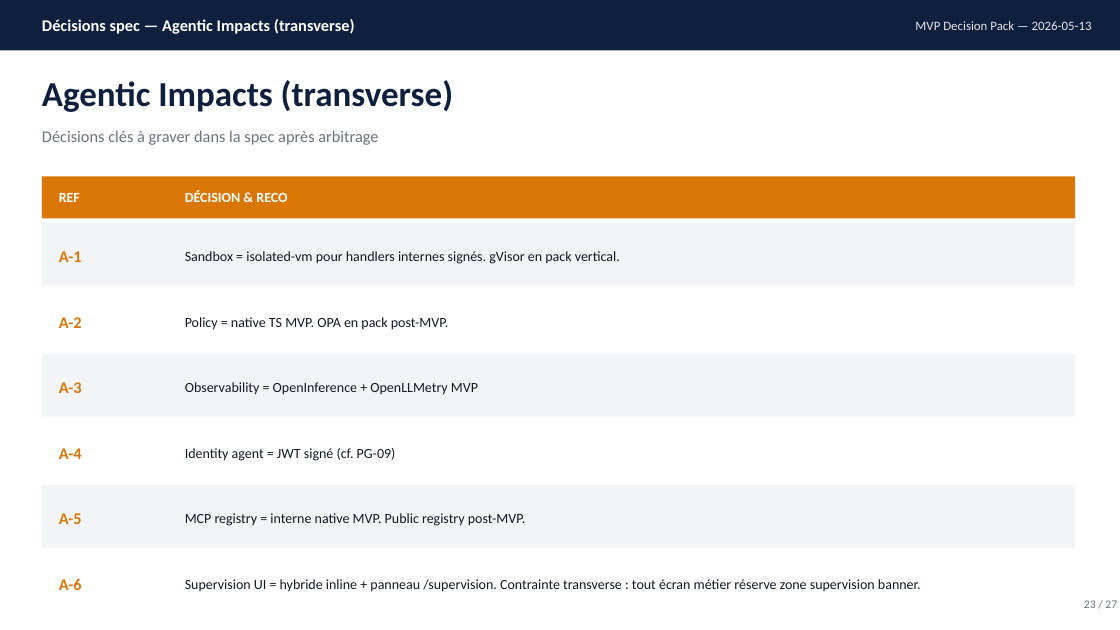
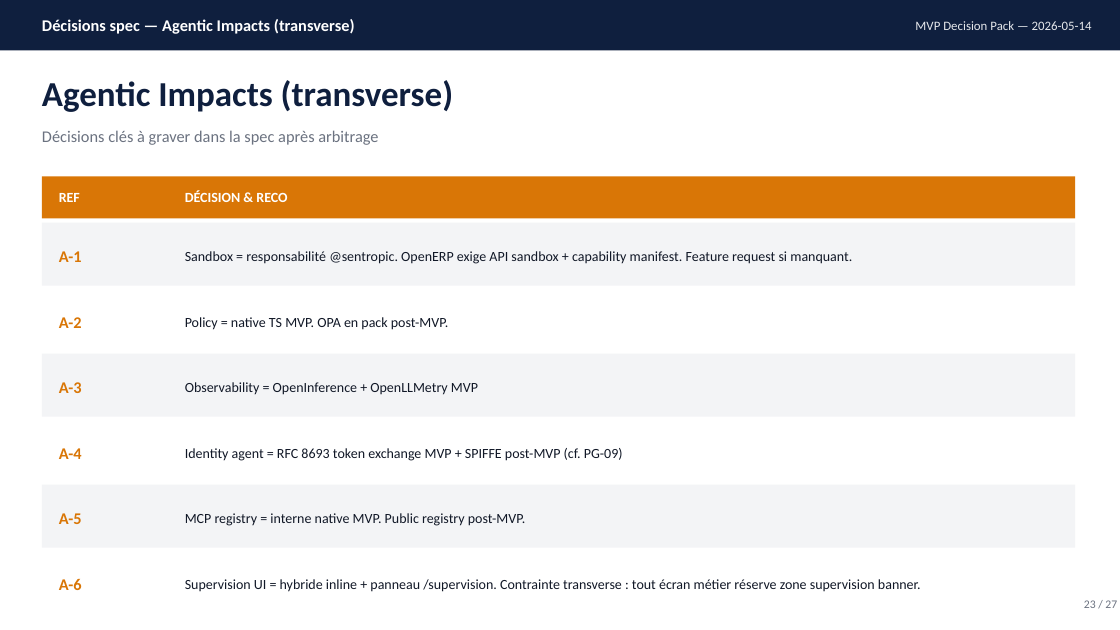
Before and after one commit to rhanka/openerp, a slide deck: slide 23 of docs/study/10-mvp-specs/decision-pack.pptx. Drawn at 1120x630 pixels with LibreOffice and Linux fonts; fonts in the diff are those of the drawing. Boxes give left, top, right and bottom in pixels: in the first picture for what was removed or moved away, otherwise in the second. Text is boxed around its words. In the diff, an @@ line names an element or a change of style, - is before the commit and + after.

Commit message:
Engrave MVP decisions arbitrated 2026-05-14 across 6 specs and decision-pack

```diff
--- a/docs/study/10-mvp-specs/decision-pack.pptx
+++ b/docs/study/10-mvp-specs/decision-pack.pptx
@@ text at [915, 21, 1092, 30]: text changed @@
-MVP Decision Pack — 2026-05-13
+MVP Decision Pack — 2026-05-14
@@ text at [185, 251, 852, 264]: text changed @@
-Sandbox = isolated-vm pour handlers internes signés. gVisor en pack vertical.
+Sandbox = responsabilité @sentropic. OpenERP exige API sandbox + capability manifest. Feature request si manquant.
@@ text at [185, 448, 623, 461]: text changed @@
-Identity agent = JWT signé (cf. PG-09)
+Identity agent = RFC 8693 token exchange MVP + SPIFFE post-MVP (cf. PG-09)
```
Also in this commit, not shown: 25 other slides changed, 8 other files.
